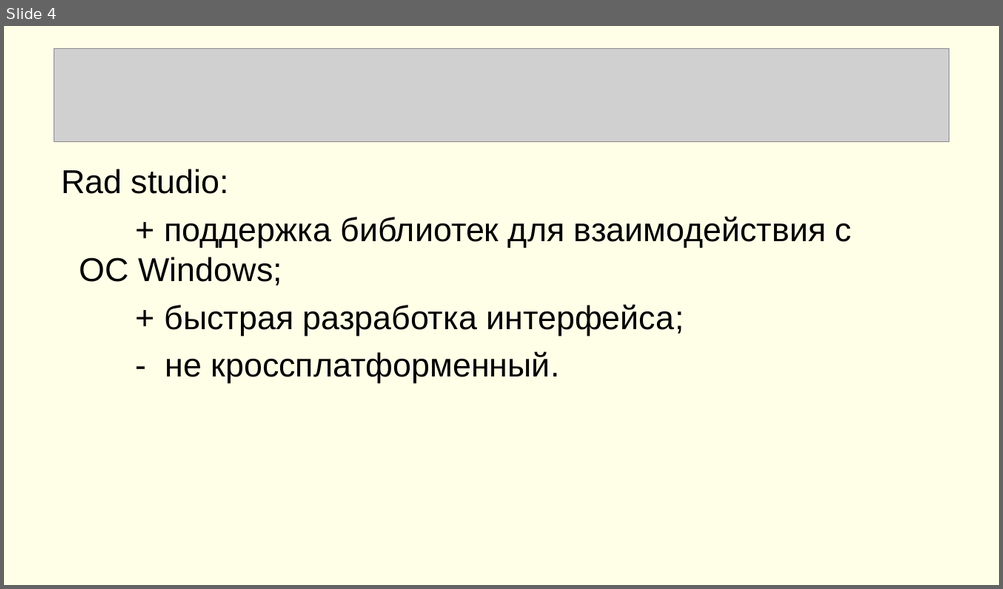
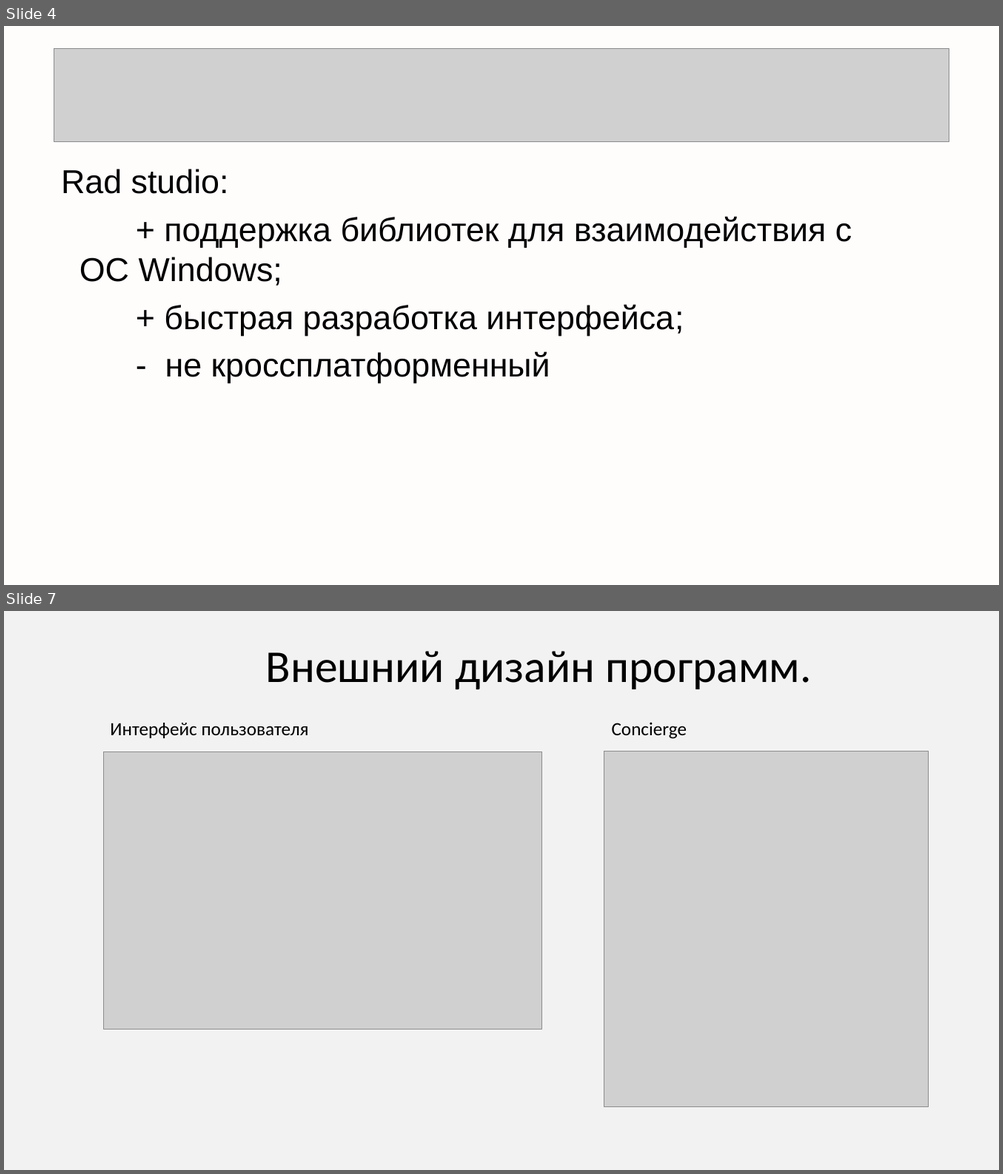
Before and after one commit to alekseisirmais/CPP_PARK, a slide deck: К защите.ppt. Shown one above the other, each under a label of ours: slide 4 before the commit, slides 4 and 7 after it; the slides between them are not shown. The pictures are 1003x589 and 1003x1174 pixels, drawn with LibreOffice and Linux fonts; fonts in the diff are those of the drawing; grey boxes stand for pictures. Boxes give left, top, right and bottom in pixels: in the first picture for what was removed or moved away, otherwise in the second. Text is boxed around its words. In the diff, an @@ line names an element or a change of style, - is before the commit and + after.

```diff
--- a/К защите.ppt
+++ b/К защите.ppt
@@ slide 7 added at (4,611,999,1170), background #BFBFBF at 19% opacity @@
@@ text added at (266,651,811,689), 44 pt, text #000000 @@
+Внешний дизайн программ.
@@ text added at (110,723,309,738), 18 pt, text #000000 @@
+Интерфейс пользователя
@@ text added at (612,722,686,739), 18 pt, text #000000 @@
+Concierge
@@ picture added at (103,752,541,1028) @@
@@ picture added at (604,751,928,1107) @@
@@ slide 4 changed as well @@
@@ background #FFFF00 at 9% opacity to #FFFFFF @@
@@ text at (165,352,550,383): text changed @@
-- не кроссплатформенный.
+- не кроссплатформенный
```
Also in this commit, not shown: 4 other slides changed, 5 other slides added, 6 slides removed.
